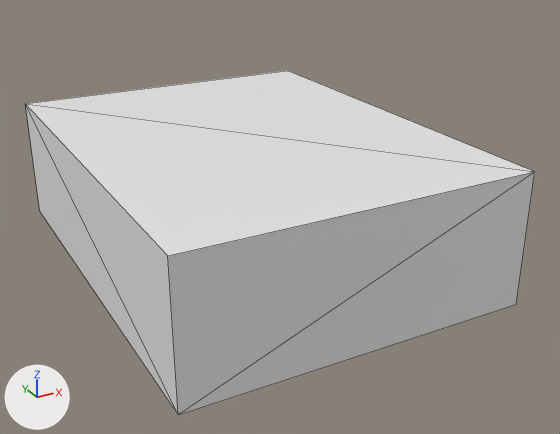
Two versions of the glTF model Model3d/glb/C04-21208A.glb, one commit apart.
One viewpoint serves both versions: a 50 mm camera at (-0.000401, -0.001122, 0.000917) aimed at (0.000467, 0.000456, 0.000128). The axes (+X, +Y, +Z) are drawn at lower left. The lights are the same throughout. The older version comes first. Mesh edges are drawn as thin lines. Where no turn or scale is listed for an object, it has been applied to the vertices. Vertices at exactly the same position are counted once.

Objects in the first picture: 'OpenSCAD Model'.
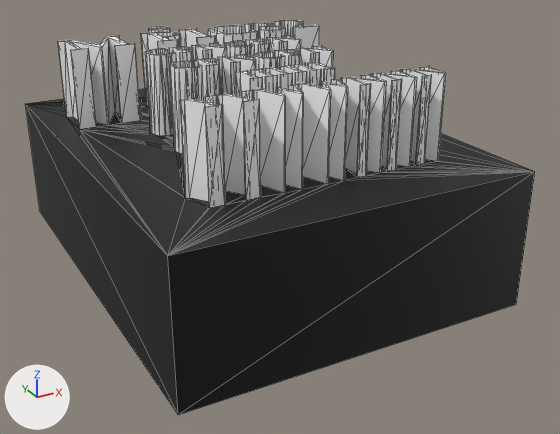
What changed in the scene script:
```text
Add mat_color_1:
    mat_color_1 = principled_material('Color 1')
    mat_color_1.base_color = (0.0, 0.0, 0.0)  # black #000000
Add mat_color_2:
    mat_color_2 = principled_material('Color 2')
    mat_color_2.base_color = (1.0, 1.0, 1.0)  # white #ffffff
Change me_openscad_model:
    used by ob_openscad_model
    remove me_openscad_model.from_pydata(...)  # 8 vertices, 12 faces; spans x 0.0..0.000847, y 0.0..0.001096, z 0.0..0.00033
    add me_openscad_model.from_pydata(...)  # 1505 vertices, 3006 faces; spans x 0.0..0.000847, y 0.0..0.001096, z 0.0..0.00053
    me_openscad_model part 1: 1497 vertices added at x 0.000068..0.000774, y 0.000155..0.000992, z 0.00033..0.00053
    me_openscad_model part 2: 10 faces spanning x 0.0..0.000847, y 0.0..0.001096, z 0.0..0.00033 switch from no material to mat_color_1 (black #000000)
    add me_openscad_model.materials.append(mat_color_2)  # white #ffffff
```

Pixel boxes [x1, y1, x2, y2] of what changed, in the pictures (560 x 434 px):
'OpenSCAD Model', reshaped (15% taller): before [26, 71, 535, 415]; after [26, 20, 535, 415]
part 1 of me_openscad_model, added: after [26, 20, 534, 256]
part 2 of me_openscad_model, recoloured (white to black): [26, 105, 535, 415] in both
